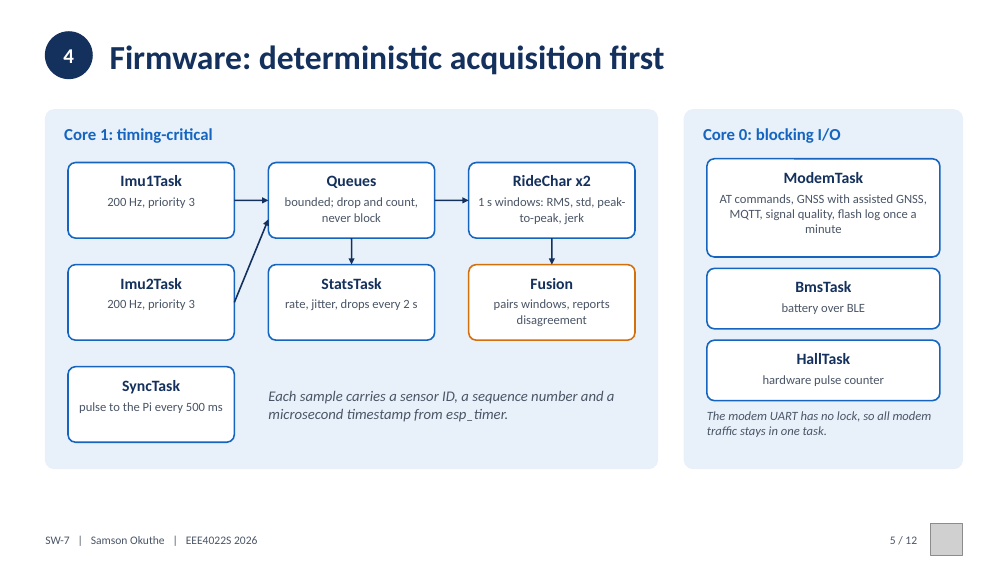
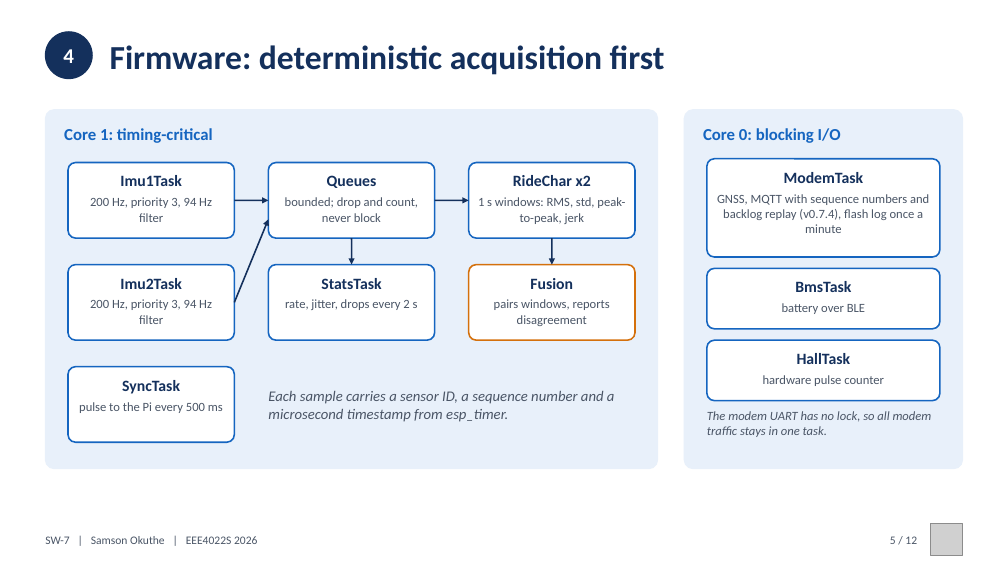
Before and after one commit to 0geder/Tukzie-HPEC-HUD, a slide deck: slide 5 of Presentation/SW7_Final_Presentation.pptx. Drawn at 1008x567 pixels with LibreOffice and Linux fonts; fonts in the diff are those of the drawing; grey boxes stand for pictures. Boxes give left, top, right and bottom in pixels: in the first picture for what was removed or moved away, otherwise in the second. Text is boxed around its words. In the diff, an @@ line names an element or a change of style, - is before the commit and + after.

```diff
--- a/Presentation/SW7_Final_Presentation.pptx
+++ b/Presentation/SW7_Final_Presentation.pptx
@@ text at [90,197,212,222]: text changed @@
-200 Hz, priority 3
+200 Hz, priority 3, 94 Hz filter
@@ text at [717,194,929,233]: text changed @@
-AT commands, GNSS with assisted GNSS, MQTT, signal quality, flash log once a minute
+GNSS, MQTT with sequence numbers and backlog replay (v0.7.4), flash log once a minute
@@ text at [90,299,212,324]: text changed @@
-200 Hz, priority 3
+200 Hz, priority 3, 94 Hz filter
```
Also in this commit, not shown: 8 other slides changed, 1 slide added, 1 slide removed, 8 other files.
